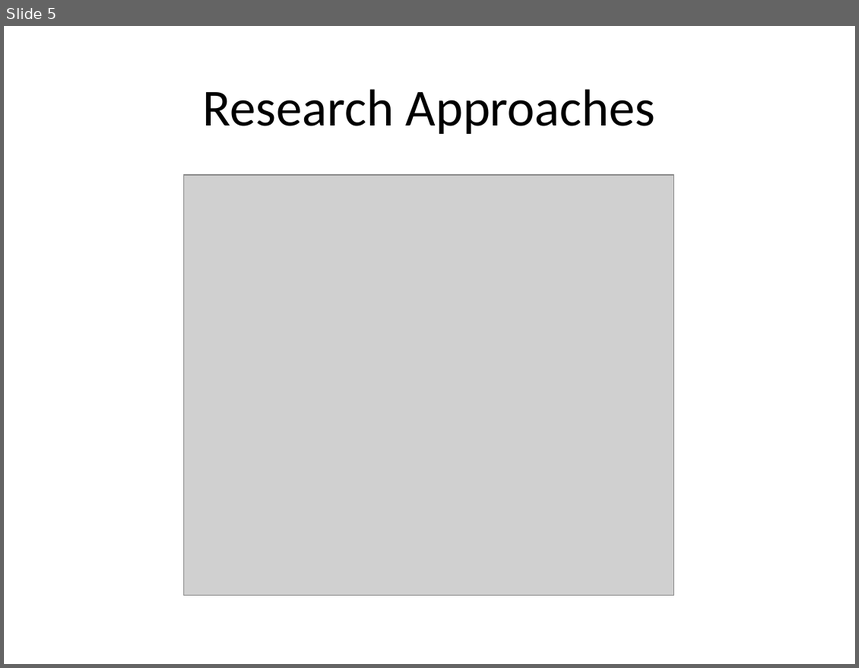
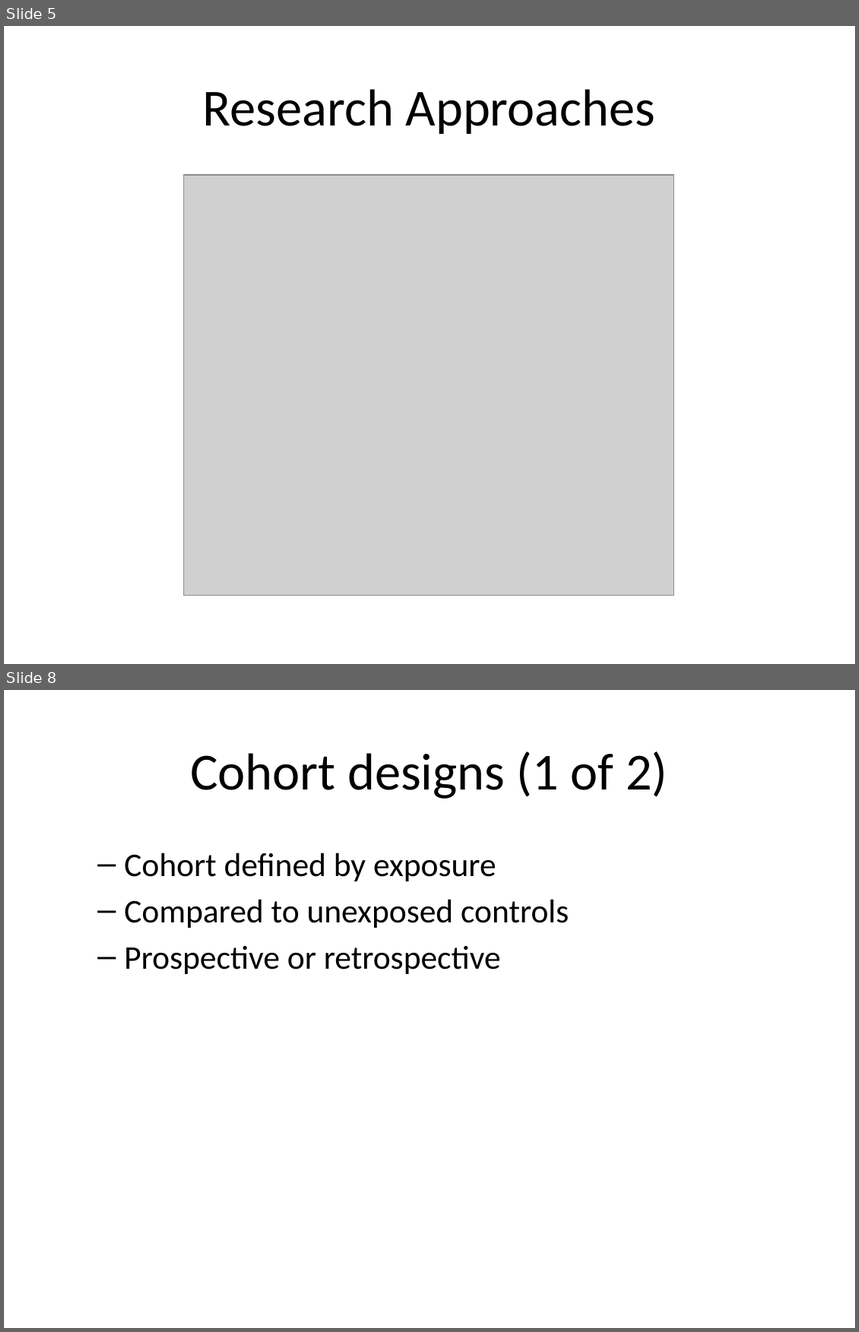
Before and after one commit to classes-medb/5510, a slide deck: src/video-06-non-experimental-studies.pptx. Shown one above the other, each under a label of ours: slide 5 before the commit, slides 5 and 8 after it; the slides between them are not shown. The pictures are 859x668 and 859x1332 pixels, drawn with LibreOffice and Linux fonts; fonts in the diff are those of the drawing; grey boxes stand for pictures. Boxes give left, top, right and bottom in pixels: in the first picture for what was removed or moved away, otherwise in the second. Text is boxed around its words. In the diff, an @@ line names an element or a change of style, - is before the commit and + after.

```diff
--- a/src/video-06-non-experimental-studies.pptx
+++ b/src/video-06-non-experimental-studies.pptx
@@ slide 8 added at <box>4,690,855,1328</box>, background #FFFFFF @@
@@ title added at <box>190,752,667,799</box>, 44 pt, text #000000 @@
+Cohort designs (1 of 2)
@@ text added at <box>124,853,569,974</box>, 28 pt, text #000000 @@
+  – Cohort defined by exposure
+  – Compared to unexposed controls
+  – Prospective or retrospective
```
Also in this commit, not shown: 20 other slides added, 3 slides removed, 7 other files.
